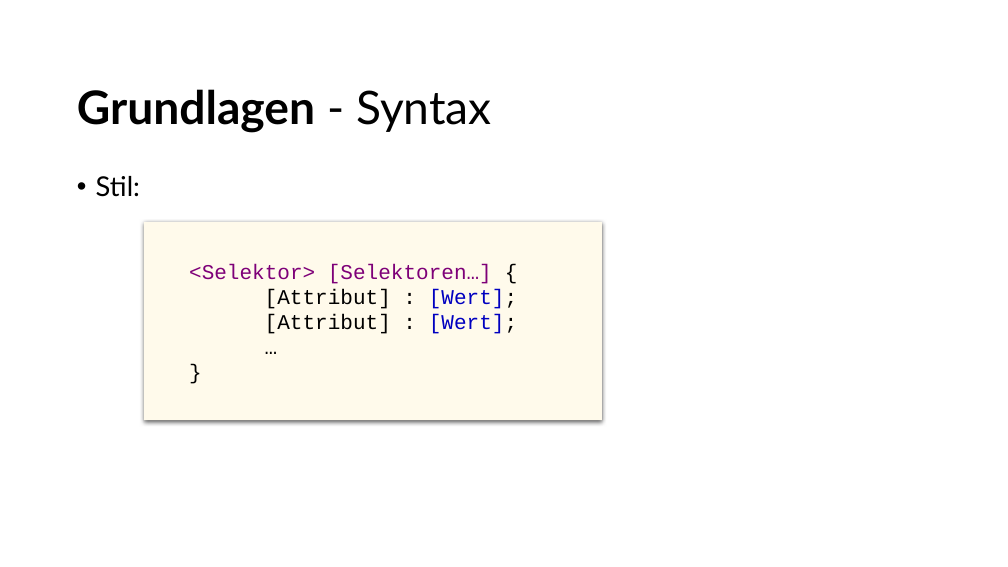
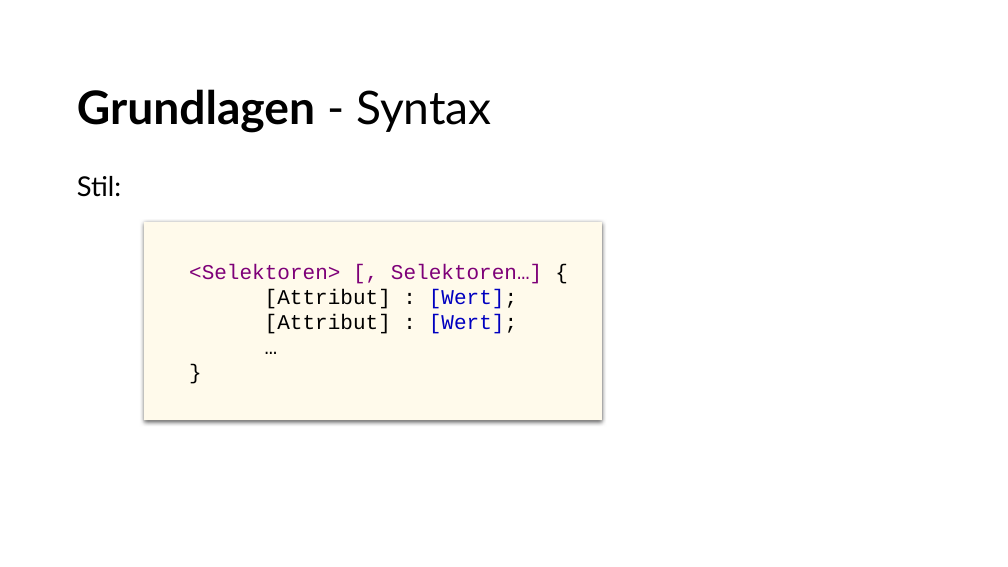
Before and after one commit to betera/css_layout, a slide deck: slide 3 of CSS_Layout.pptx. Drawn at 1008x567 pixels with LibreOffice and Linux fonts; fonts in the diff are those of the drawing; background and template pictures are left out. Boxes give left, top, right and bottom in pixels: in the first picture for what was removed or moved away, otherwise in the second. Text is boxed around its words. In the diff, an @@ line names an element or a change of style, - is before the commit and + after.

```diff
--- a/CSS_Layout.pptx
+++ b/CSS_Layout.pptx
@@ text "Stil:" at bbox=[77, 176, 121, 197]: bullet • to none @@
@@ text in rectangle at bbox=[189, 264, 542, 284]: text changed @@
-  <Selektor> [Selektoren…] {
+  <Selektoren> [, Selektoren…] {
```
Also in this commit, not shown: 17 other slides changed, 11 slides added, 20 other files.
